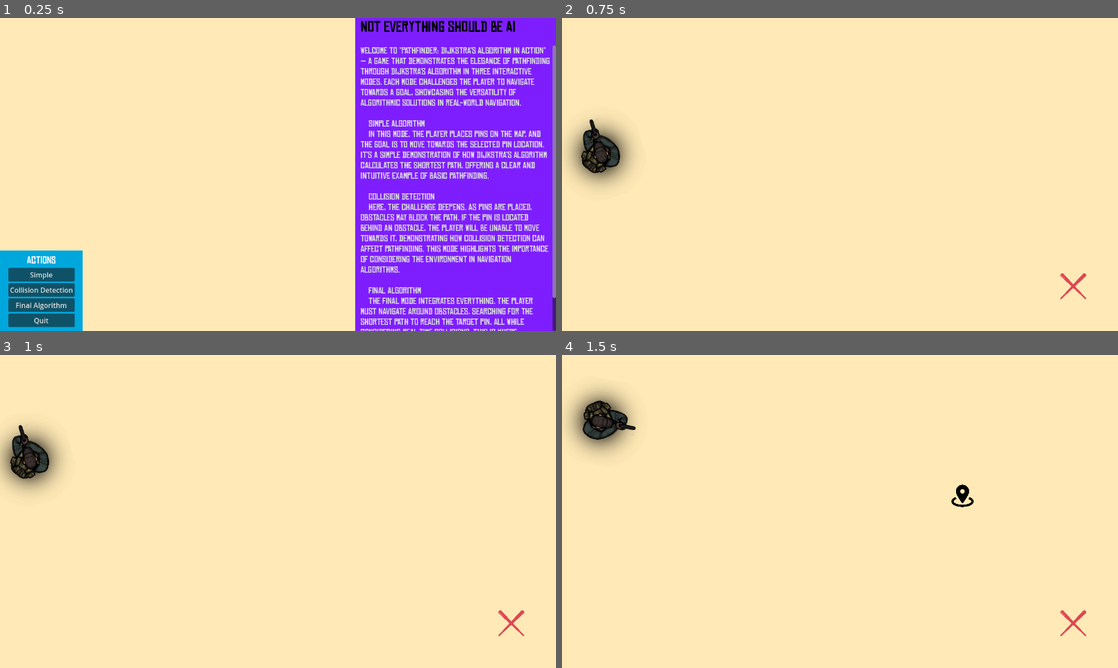
Above: before the commit, frames 1-4 (two rows, left to right).
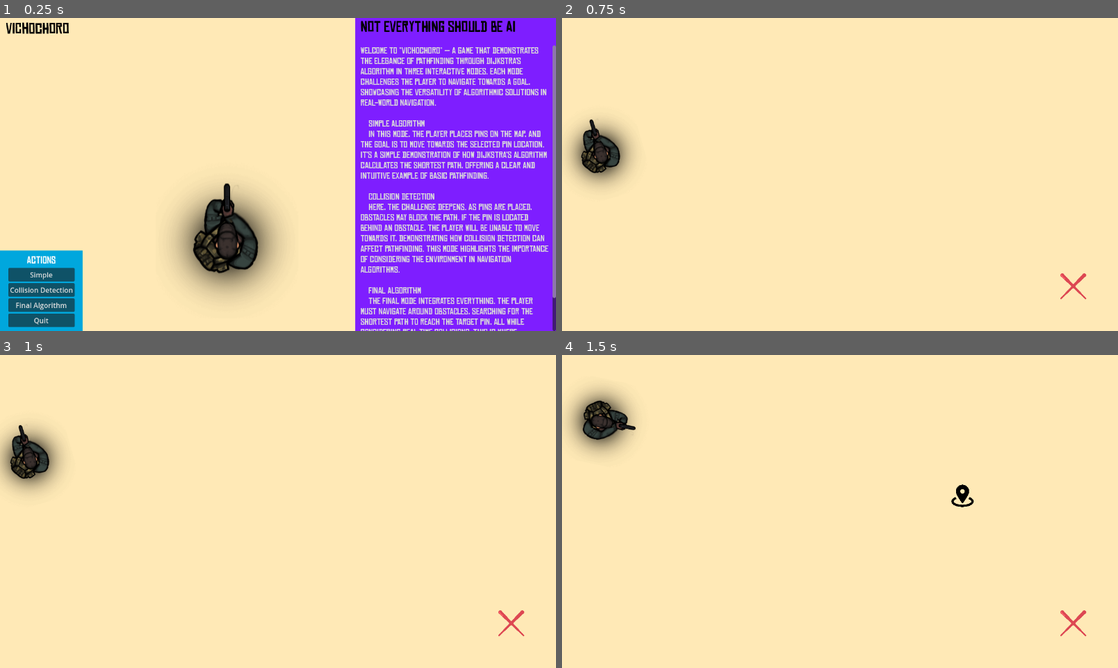
Above: after the commit, the same moments.

Repository: IamMuuo/vichochoro
Game: Godot game, scene res://menus/main_menu.tscn
Two runs of this game, one before a commit and one after it. Both use one fixed random seed, a clock stepped at 60 frames per second and the inputs below.
Inputs (mouse positions are in pixels of both pictures, inside the frame that each line leads up to):
- Up to frame 1 (0.25 s): no input
- Up to frame 2 (0.75 s): click "Simple" at 0.5 s
- Up to frame 3 (1 s): no input
- Up to frame 4 (1.5 s): move the mouse to (962, 495) at 1.27 s; press the mouse at (962, 495) at 1.28 s

The runs differ from the first frame. In frame 1, 8.6% of the frame differs, in the area x 1-99%, y 1-90%; in frame 2, nothing differs; in frame 3, nothing differs; in frame 4, nothing differs.

Commit message:
chore: legalities and docs!

Diff:
--- a/actors/player/Player.tscn
+++ b/actors/player/Player.tscn
@@ -18,4 +18,6 @@
 shape = SubResource("CircleShape2D_54mrl")
 
 [node name="NavigationAgent2D" type="NavigationAgent2D" parent="."]
+path_postprocessing = 1
+simplify_path = true
 debug_enabled = true
--- a/menus/main_menu.tscn
+++ b/menus/main_menu.tscn
@@ -1,7 +1,8 @@
-[gd_scene load_steps=8 format=3 uid="uid://doj18q07b6vsv"]
+[gd_scene load_steps=9 format=3 uid="uid://doj18q07b6vsv"]
 
 [ext_resource type="FontFile" uid="uid://pxv3ebfni43q" path="res://assets/chinese rocks rg.ttf" id="1_vaj38"]
 [ext_resource type="Script" path="res://menus/main_menu.gd" id="1_wlelf"]
+[ext_resource type="Texture2D" uid="uid://pr21ma23g0ph" path="res://assets/player.png" id="3_m0yup"]
 
 [sub_resource type="StyleBoxFlat" id="StyleBoxFlat_sg07k"]
 bg_color = Color(0.49415, 0.118198, 1, 1)
@@ -64,7 +65,7 @@
 theme_override_font_sizes/normal_font_size = 20
 theme_override_styles/background = SubResource("StyleBoxFlat_0y7d8")
 bbcode_enabled = true
-text = "Welcome to \"Pathfinder: Dijkstra’s Algorithm in Action\" — a game that demonstrates the elegan …(212 unchanged characters)…
+text = "Welcome to \"Vichochoro\" — a game that demonstrates the elegan …(212 unchanged characters)…
 
     Simple Algorithm
     In this mode, the player places pins on the map, and the goal is to move towards the selected pin location. It’s a simple demonstration of how Dijkstra’s algorithm calculates the shortest path, offering a clear and intuitive example of basic pathfinding.
@@ -122,6 +123,19 @@
 text = "Quit
 "
 
+[node name="Label2" type="Label" parent="."]
+layout_mode = 2
+offset_left = 13.0
+offset_top = 4.0
+offset_right = 463.0
+offset_bottom = 45.0
+text = "VICHOCHORO"
+label_settings = SubResource("LabelSettings_remdo")
+
+[node name="Player" type="Sprite2D" parent="."]
+position = Vector2(523, 499)
+texture = ExtResource("3_m0yup")
+
 [connection signal="pressed" from="Panel2/VBoxContainer/btn_movement" to="." method="_on_btn_movement_pressed"]
 [connection signal="pressed" from="Panel2/VBoxContainer/btn_collision" to="." method="_on_btn_collision_pressed"]
 [connection signal="pressed" from="Panel2/VBoxContainer/Button3" to="." method="_on_button_3_pressed"]
--- a/project.godot
+++ b/project.godot
@@ -10,7 +10,7 @@
 
 [application]
 
-config/name="umoina"
+config/name="Vichochoro"
 run/main_scene="res://menus/main_menu.tscn"
 config/features=PackedStringArray("4.3", "Forward Plus")
 boot_splash/bg_color=Color(0.0426225, 0.348728, 0.316937, 1)
Binary file added: assets/shot1.png
Not shown, added: assets/shot1.png.import
Not shown, added: LICENSE
Not shown, changed: README.md
